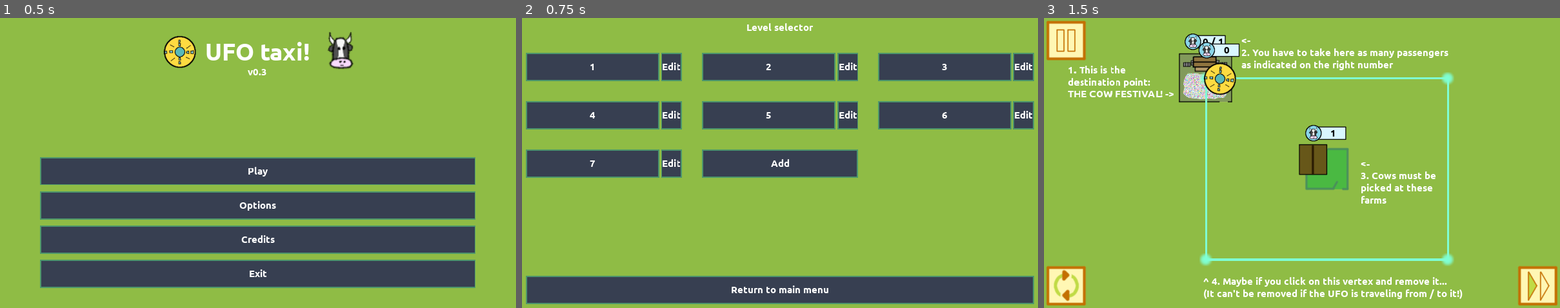
Above: before the commit, frames 1-3 (left to right).
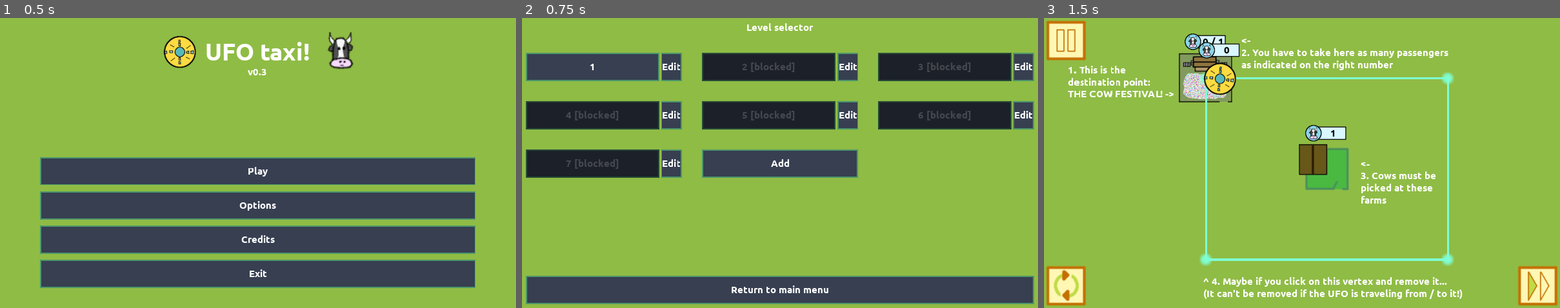
Above: after the commit, the same moments.

Repository: moisesjbc/ufo-taxi
Game: Godot game, scene res://menus/main_menu/main_menu.tscn
The game is run twice, just before and just after one commit, with the same random seed, the same clock (stepped at 60 frames per second) and the same inputs.
Inputs:
- Up to frame 1 (0.5 s): no input
- Up to frame 2 (0.75 s): click "Play" at 0.5 s
- Up to frame 3 (1.5 s): click "1" at 1.25 s

Frame 1 is identical in both runs. In frame 2, 15% of the frame differs, in the area x 0-95%, y 12-56%; in frame 3, nothing differs.

Commit message:
Now campaign levels must be unloked in order

Diff:
--- a/godot-project/globals/user_data/user_data.gd
+++ b/godot-project/globals/user_data/user_data.gd
@@ -34,7 +34,7 @@
 
 
 func set_level_passed(level_id: int):
-	levels_progress[level_id] = {
+	levels_progress[str(level_id)] = {
 		'passed': true
 	}
 	save_to_file()
--- a/godot-project/gui/button/button.tscn
+++ b/godot-project/gui/button/button.tscn
@@ -32,6 +32,14 @@
 border_width_bottom = 3
 border_color = Color( 0.298039, 0.584314, 0.423529, 1 )
 
+[sub_resource type="StyleBoxFlat" id=6]
+bg_color = Color( 0.109804, 0.12549, 0.160784, 1 )
+border_width_left = 3
+border_width_top = 3
+border_width_right = 3
+border_width_bottom = 3
+border_color = Color( 0.14902, 0.290196, 0.211765, 1 )
+
 [sub_resource type="StyleBoxFlat" id=4]
 bg_color = Color( 0.215686, 0.247059, 0.317647, 1 )
 border_width_left = 3
@@ -45,8 +53,9 @@
 margin_bottom = 34.0
 rect_min_size = Vector2( 0, 70 )
 theme = SubResource( 1 )
-custom_styles/hover = SubResource( 2 )
+custom_styles/hover = SubResource( 5 )
 custom_styles/pressed = SubResource( 3 )
+custom_styles/disabled = SubResource( 6 )
 custom_styles/normal = SubResource( 4 )
 text = "Fullscreen: OFF"
 __meta__ = {
--- a/godot-project/menus/level_selector/level_options/level_options.gd
+++ b/godot-project/menus/level_selector/level_options/level_options.gd
@@ -4,10 +4,14 @@
 signal edit_button_pressed
 
 
-func set_level_info(level_index: int, level_id: int):
+func set_level_info(level_index: int, level_id: int, enabled: bool):
 	$play_button.text = str(level_index)
-	if user_data.level_passed(level_id):
-		$play_button.text = $play_button.text + ' [passed]'
+	if enabled:
+		$play_button.disabled = false
+		$play_button.text = $play_button.text
+	else:
+		$play_button.disabled = true
+		$play_button.text = $play_button.text + ' [blocked]'
 
 
 func _on_play_button_pressed():
--- a/godot-project/menus/level_selector/level_options/level_options.tscn
+++ b/godot-project/menus/level_selector/level_options/level_options.tscn
@@ -13,15 +13,15 @@
 }
 
 [node name="play_button" parent="." instance=ExtResource( 2 )]
-margin_right = 55.0
-margin_bottom = 40.0
+margin_right = 185.0
+margin_bottom = 70.0
 size_flags_horizontal = 3
 size_flags_vertical = 3
 
 [node name="edit_button" parent="." instance=ExtResource( 2 )]
-margin_left = 59.0
-margin_right = 113.0
-margin_bottom = 40.0
+margin_left = 189.0
+margin_right = 243.0
+margin_bottom = 70.0
 size_flags_vertical = 3
 text = "Edit"
 [connection signal="pressed" from="play_button" to="." method="_on_play_button_pressed"]
--- a/godot-project/menus/level_selector/level_selector.gd
+++ b/godot-project/menus/level_selector/level_selector.gd
@@ -3,10 +3,11 @@
 var level_options_scene = preload('res://menus/level_selector/level_options/level_options.tscn')
 
 func _ready():
+	print('_ready')
 	campaign_manager.load_campaign_info(0)
 	for level_index in range(len(campaign_manager.level_ids)):
 		var level_option = level_options_scene.instance()
-		level_option.set_level_info(level_index + 1, campaign_manager.level_ids[level_index])
+		level_option.set_level_info(level_index + 1, campaign_manager.level_ids[level_index], level_is_enabled(level_index))
 		level_option.connect('play_button_pressed', self, '_play_level', [level_index])
 		level_option.connect('edit_button_pressed', self, '_edit_level', [level_index])
 		$margin_container/vbox_container/levels_container.add_child(level_option)
@@ -15,6 +16,13 @@
 	# Only when playing from editor add button for adding a new level.
 	# Source: <https://godotengine.org/qa/58519/check-if-game-is-exported>
 	$margin_container/vbox_container/levels_container/add_level_button.visible = not OS.has_feature("standalone")
+
+
+func level_is_enabled(level_index: int):
+	var level_id = campaign_manager.level_ids[level_index]
+	print('level_index', level_index, level_index == 0, user_data.level_passed(level_id), user_data.level_passed(campaign_manager.level_ids[level_index - 1]))
+	return level_index == 0 or user_data.level_passed(level_id) or user_data.level_passed(campaign_manager.level_ids[level_index - 1])
+
 
 func _play_level(level_index):
 	campaign_manager.load_level(0, level_index)
Not shown: 2 places in godot-project/gui/button/button.tscn that only renumber resources
